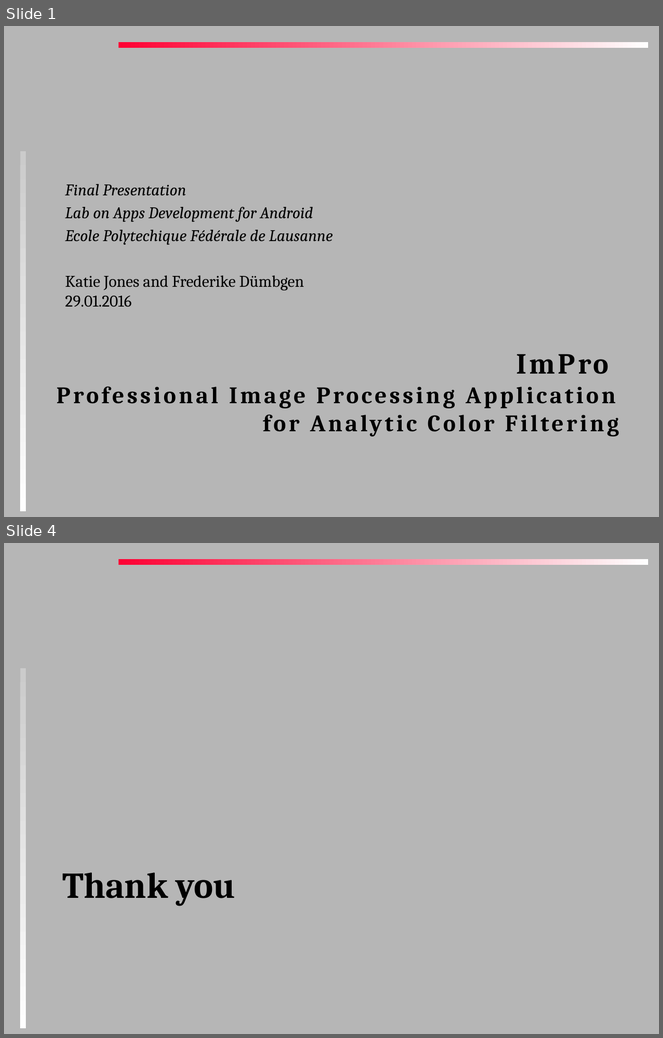
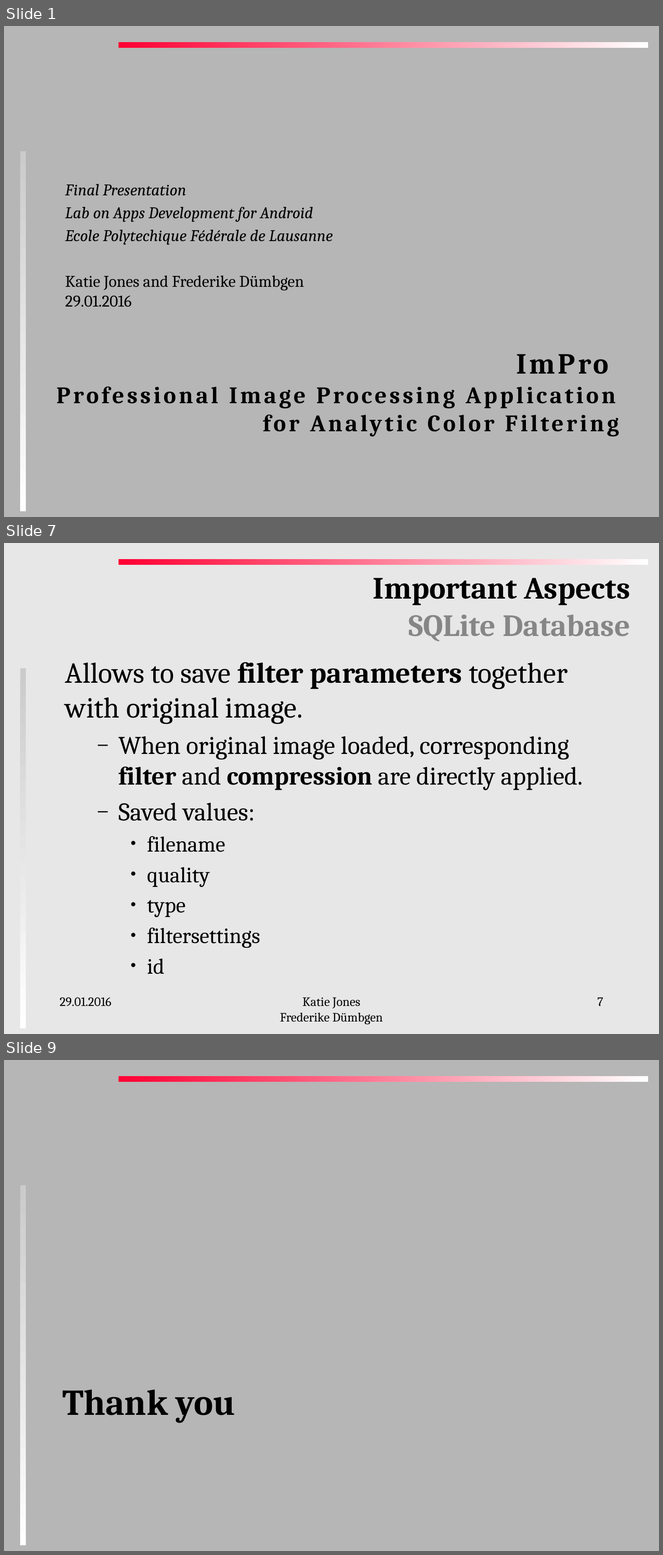
Before and after one commit to katie-jones/impro, a slide deck: FinalPresentation.pptx. Shown one above the other, each under a label of ours: slides 1 and 4 before the commit, slides 1, 7 and 9 after it; the slides between them are not shown. The pictures are 663x1038 and 663x1555 pixels, drawn with LibreOffice and Linux fonts; fonts in the diff are those of the drawing. Boxes give left, top, right and bottom in pixels: in the first picture for what was removed or moved away, otherwise in the second. Text is boxed around its words. In the diff, an @@ line names an element or a change of style, - is before the commit and + after.

```diff
--- a/FinalPresentation.pptx
+++ b/FinalPresentation.pptx
@@ slide 7 added at <box>4,543,659,1034</box>, background #E7E7E7; not listed: 2 template elements that a slide beside it also shows @@
@@ title added at <box>373,578,631,641</box>, 34 pt, text #000000, bold @@
+Important Aspects
+SQLite Database
@@ text added at <box>65,662,583,975</box>, 28 pt, text #000000 @@
+Allows to save filter parameters together with original image.
+  – When original image loaded, corresponding filter and compression are directly applied.
+  – Saved values:
+    • filename
+    • quality
+    • type
+    • filtersettings
+    • id
@@ text added at <box>60,997,112,1006</box>, 14 pt, text #000000 @@
+29.01.2016
@@ text added at <box>280,997,383,1025</box>, 14 pt, text #000000 @@
+Katie Jones
+Frederike Dümbgen
@@ page number added at <box>597,997,604,1006</box>, 14 pt, text #000000 @@
+7
@@ what was slide 4 is now slide 9 @@
```
Also in this commit, not shown: 2 slides changed, 4 other slides added, 18 other files.
